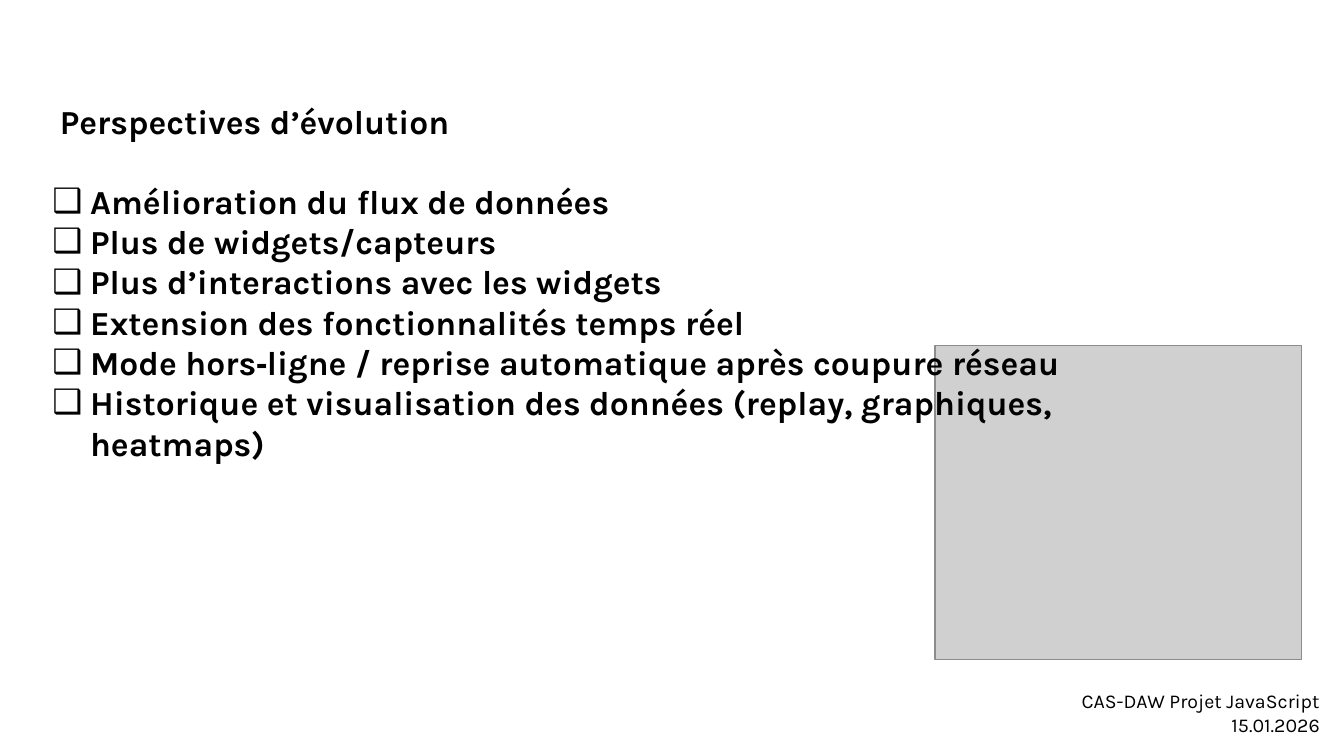
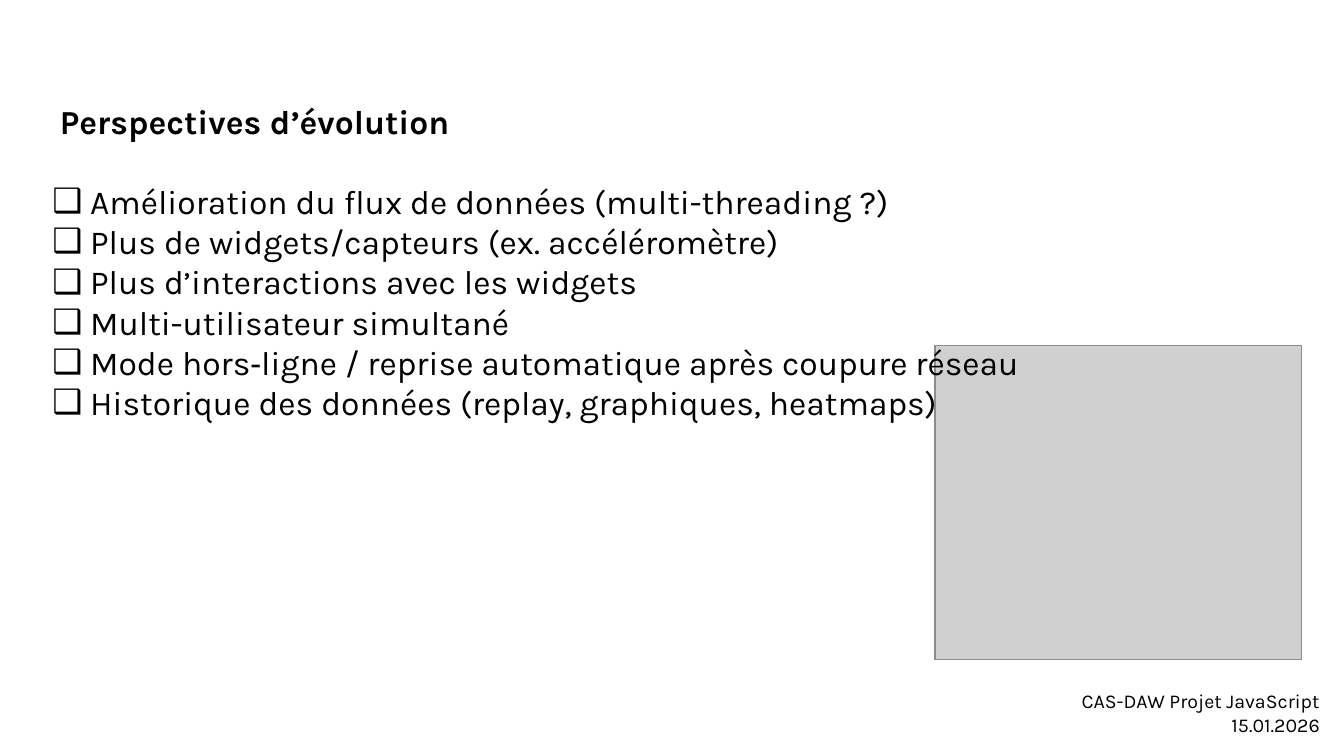
Before and after one commit to mwdolci/smartphone_datas, a slide deck: slide 11 of documents/Presentation_JS.pptx. Drawn at 1344x756 pixels with LibreOffice and Linux fonts; fonts in the diff are those of the drawing; grey boxes stand for pictures; background and template pictures are left out. Boxes give left, top, right and bottom in pixels: in the first picture for what was removed or moved away, otherwise in the second. Text is boxed around its words. In the diff, an @@ line names an element or a change of style, - is before the commit and + after.

```diff
--- a/documents/Presentation_JS.pptx
+++ b/documents/Presentation_JS.pptx
@@ text at (90,188,851,263): text changed; bold off @@
-❑ Amélioration du flux de données
-❑ Plus de widgets/capteurs
+❑ Amélioration du flux de données (multi-threading ?)
+❑ Plus de widgets/capteurs (ex. accéléromètre)
@@ text at (90,271,1018,384): bold off in "Plus d’interactions avec les widgets", "Mode hors‑ligne / reprise automatique après coupure ..." @@
@@ text at (90,309,510,336): text changed; bold off @@
-❑ Extension des fonctionnalités temps réel
+❑ Multi-utilisateur simultané
@@ text at (90,385,937,424): text changed; bold off @@
-❑ Historique et visualisation des données (replay, graphiques, heatmaps)
+❑ Historique des données (replay, graphiques, heatmaps)
```
Also in this commit, not shown: 4 other slides changed.
